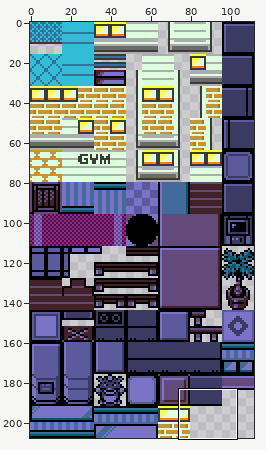
Two versions of one sprite sheet, Pokemon Brown 3D/Content/Textures/Cities/Castro.png. Above, an overview of the earlier version with the close-up marked.
Close-up. The starting point:
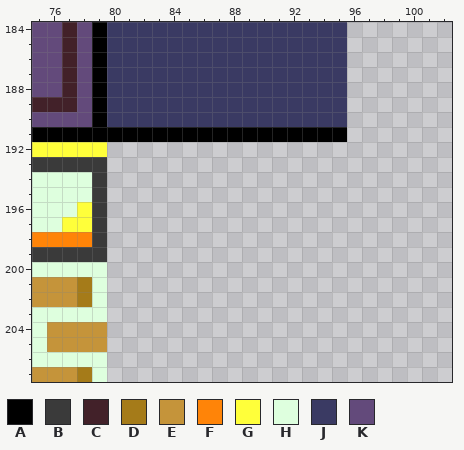
The file is 112x208 pixels. Shown: x 75..102, y 184..207.
Palette (. is transparent): A #000000  B #3a3a3a  C #422129  D #a57b19  E #c5943a  F #ff8408  G #ffff3a  H #deffde  J #3a3a63  K #634a7b
Pixels before, first column x 75:
184 KKCKAJJJJJJJJJJJJJJJJ
185 KKCKAJJJJJJJJJJJJJJJJ
186 KKCKAJJJJJJJJJJJJJJJJ
187 KKCKAJJJJJJJJJJJJJJJJ
188 KKCKAJJJJJJJJJJJJJJJJ
189 CCCKAJJJJJJJJJJJJJJJJ
190 KKKKAJJJJJJJJJJJJJJJJ
191 AAAAAAAAAAAAAAAAAAAAA
192 GGGGG................
193 BBBBB................
194 HHHHB................
195 HHHHB................
196 HHHGB................
197 HHGGB................
198 FFFFB................
199 BBBBB................
200 HHHHH................
201 EEEDH................
202 EEEDH................
203 HHHHH................
204 HEEEE................
205 HEEEE................
206 HHHHH................
207 EEEDH................
The same view after the edit:
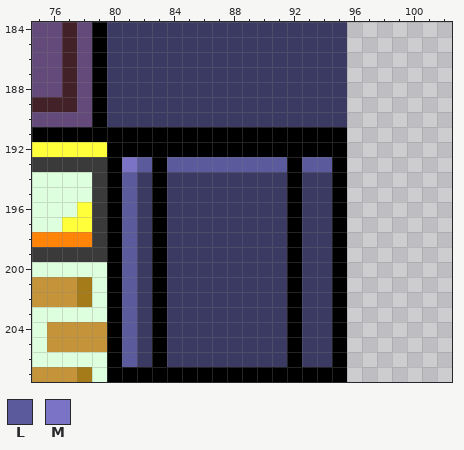
Colours new in this view: L #5a5a9c  M #7b73c5
What changed:
{"y":192,"x":80,"old":"................","new":"AAAAAAAAAAAAAAAA"}
{"y":193,"x":80,"old":"................","new":"AMLALLLLLLLLALLA"}
{"y":194,"x":80,"old":"................","new":"ALJAJJJJJJJJAJJA"}
{"y":195,"x":80,"old":"................","new":"ALJAJJJJJJJJAJJA"}
{"y":196,"x":80,"old":"................","new":"ALJAJJJJJJJJAJJA"}
{"y":197,"x":80,"old":"................","new":"ALJAJJJJJJJJAJJA"}
{"y":198,"x":80,"old":"................","new":"ALJAJJJJJJJJAJJA"}
{"y":199,"x":80,"old":"................","new":"ALJAJJJJJJJJAJJA"}
{"y":200,"x":80,"old":"................","new":"ALJAJJJJJJJJAJJA"}
{"y":201,"x":80,"old":"................","new":"ALJAJJJJJJJJAJJA"}
{"y":202,"x":80,"old":"................","new":"ALJAJJJJJJJJAJJA"}
{"y":203,"x":80,"old":"................","new":"ALJAJJJJJJJJAJJA"}
{"y":204,"x":80,"old":"................","new":"ALJAJJJJJJJJAJJA"}
{"y":205,"x":80,"old":"................","new":"ALJAJJJJJJJJAJJA"}
{"y":206,"x":80,"old":"................","new":"ALJAJJJJJJJJAJJA"}
{"y":207,"x":80,"old":"................","new":"AAAAAAAAAAAAAAAA"}
{"label":"added","picture_box":[107,142,347,382]}
